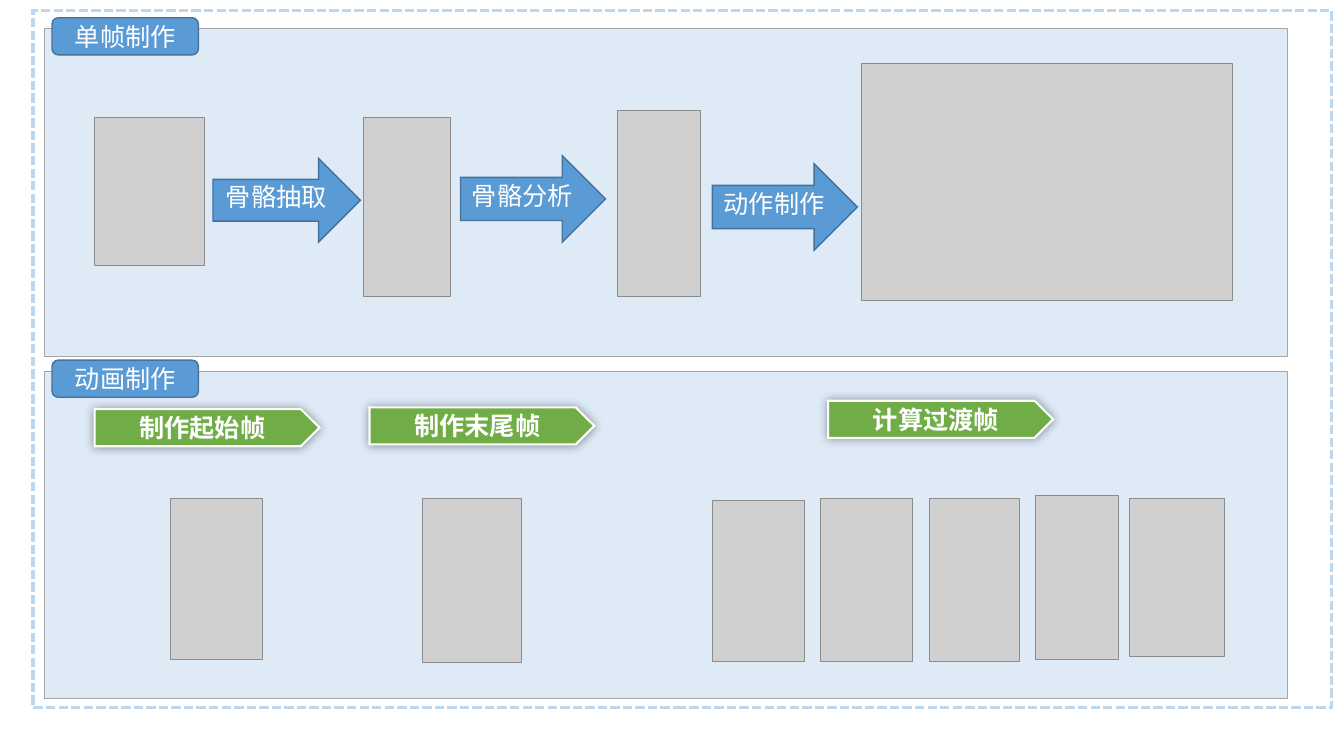
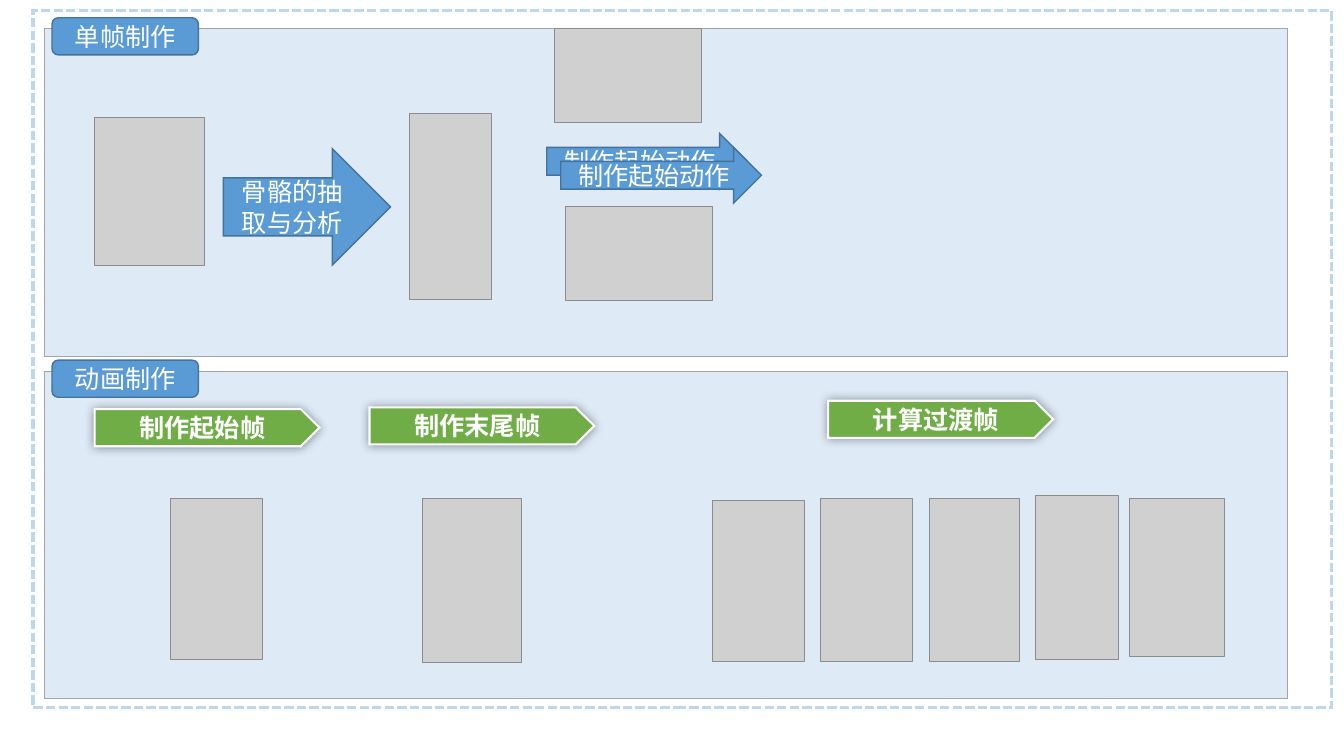
Before and after one commit to bigOrange123456789/paper, a slide deck: slide 2 of PPT/PM处理和骨骼动画处理.pptx. Drawn at 1344x756 pixels with LibreOffice and Linux fonts; fonts in the diff are those of the drawing; grey boxes stand for pictures. Boxes give left, top, right and bottom in pixels: in the first picture for what was removed or moved away, otherwise in the second. Text is boxed around its words. In the diff, an @@ line names an element or a change of style, - is before the commit and + after.

```diff
--- a/PPT/PM处理和骨骼动画处理.pptx
+++ b/PPT/PM处理和骨骼动画处理.pptx
@@ picture resized from (x1=862, y1=64, x2=1233, y2=300) to (x1=555, y1=29, x2=702, y2=123) @@
@@ picture removed at (x1=364, y1=118, x2=451, y2=296) @@
@@ picture moved from (x1=618, y1=110, x2=701, y2=296) to (x1=409, y1=114, x2=492, y2=300) @@
@@ right arrow "骨骼的抽取与分析" resized from (x1=213, y1=158, x2=360, y2=242) to (x1=224, y1=149, x2=391, y2=265) @@
@@ right arrow "制作起始动作" resized from (x1=713, y1=163, x2=858, y2=250) to (x1=546, y1=133, x2=747, y2=189) @@
@@ right arrow added at (x1=561, y1=147, x2=761, y2=203), fill #5B9BD5, outline #43739E 1 pt, 18 pt, text #FFFFFF @@
+制作起始动作
@@ text in right arrow at (x1=242, y1=176, x2=343, y2=238): text changed @@
-骨骼抽取
+骨骼的抽取与分析
@@ right arrow removed at (x1=461, y1=156, x2=606, y2=243) @@
-骨骼分析
@@ text in right arrow at (x1=579, y1=159, x2=730, y2=191): text changed @@
-动作制作
+制作起始动作
@@ picture added at (x1=566, y1=206, x2=713, y2=299) @@
```
Also in this commit, not shown: 1 other slide changed, 1 other file.
